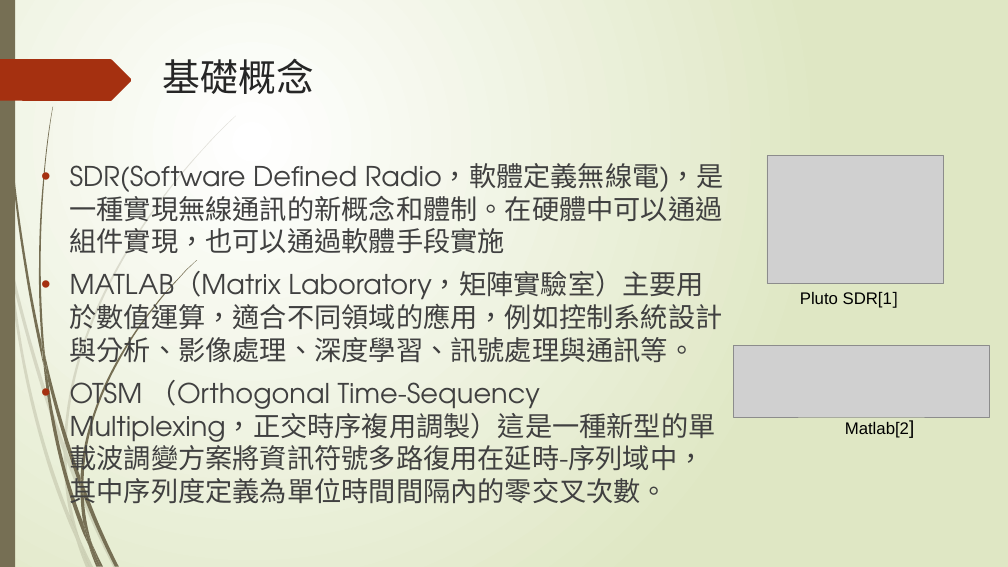
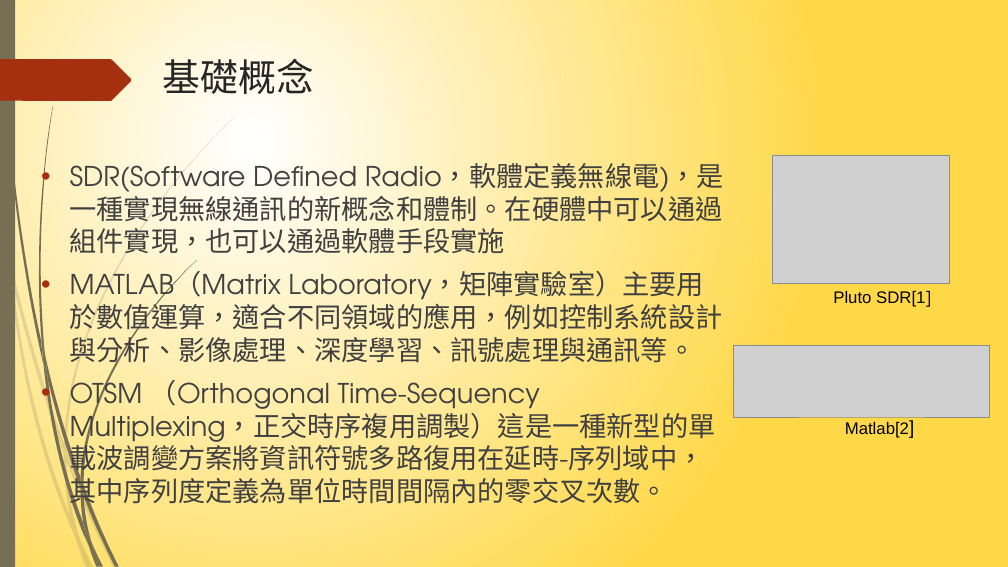
Before and after one commit to NIUWCSP/OTSM, a slide deck: slide 5 of report/以SDR實現OTSM通訊技術.pptx. Drawn at 1008x567 pixels with LibreOffice and Linux fonts; fonts in the diff are those of the drawing; grey boxes stand for pictures. Boxes give left, top, right and bottom in pixels: in the first picture for what was removed or moved away, otherwise in the second. Text is boxed around its words. In the diff, an @@ line names an element or a change of style, - is before the commit and + after.

```diff
--- a/report/以SDR實現OTSM通訊技術.pptx
+++ b/report/以SDR實現OTSM通訊技術.pptx
@@ background gradient #FFFFFF to #DFE8C4 to gradient #FFFFFF to #FFD847 @@
@@ picture: place and size @@
-picture at box(767, 156, 944, 284)
+picture at box(773, 156, 950, 284)
@@ text "Pluto SDR[1]": place and size @@
-text "Pluto SDR[1]" at box(800, 292, 898, 308)
+text "Pluto SDR[1]" at box(833, 291, 931, 307)
```
Also in this commit, not shown: 17 other slides changed, 1 slide added.
